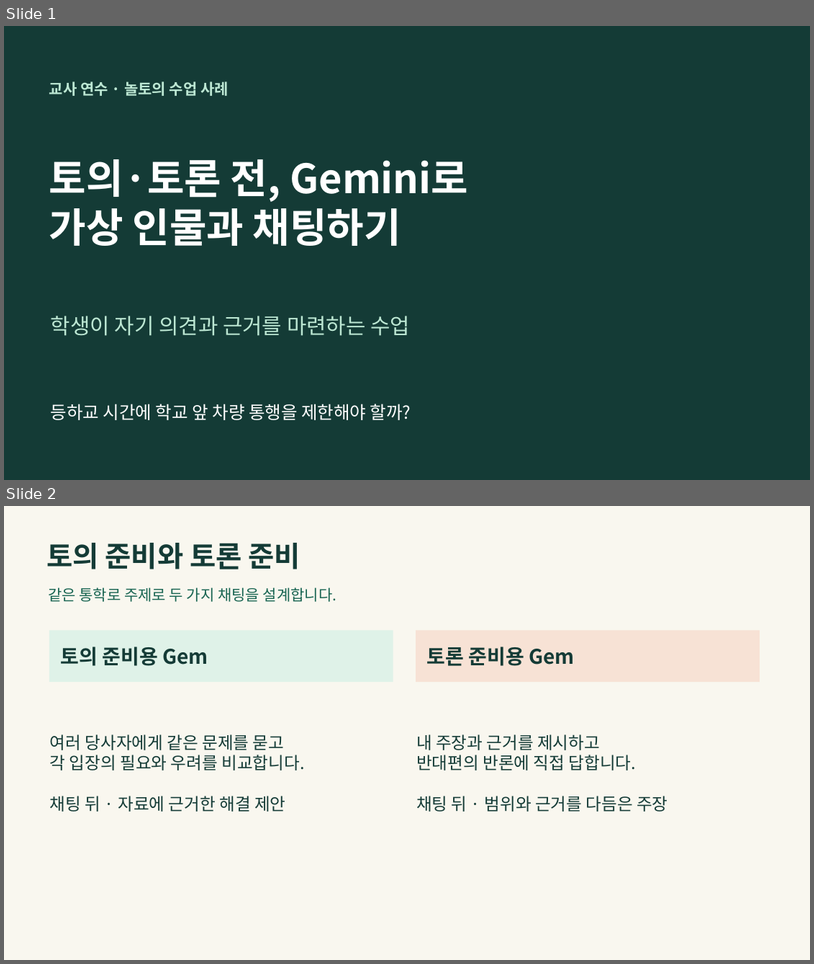
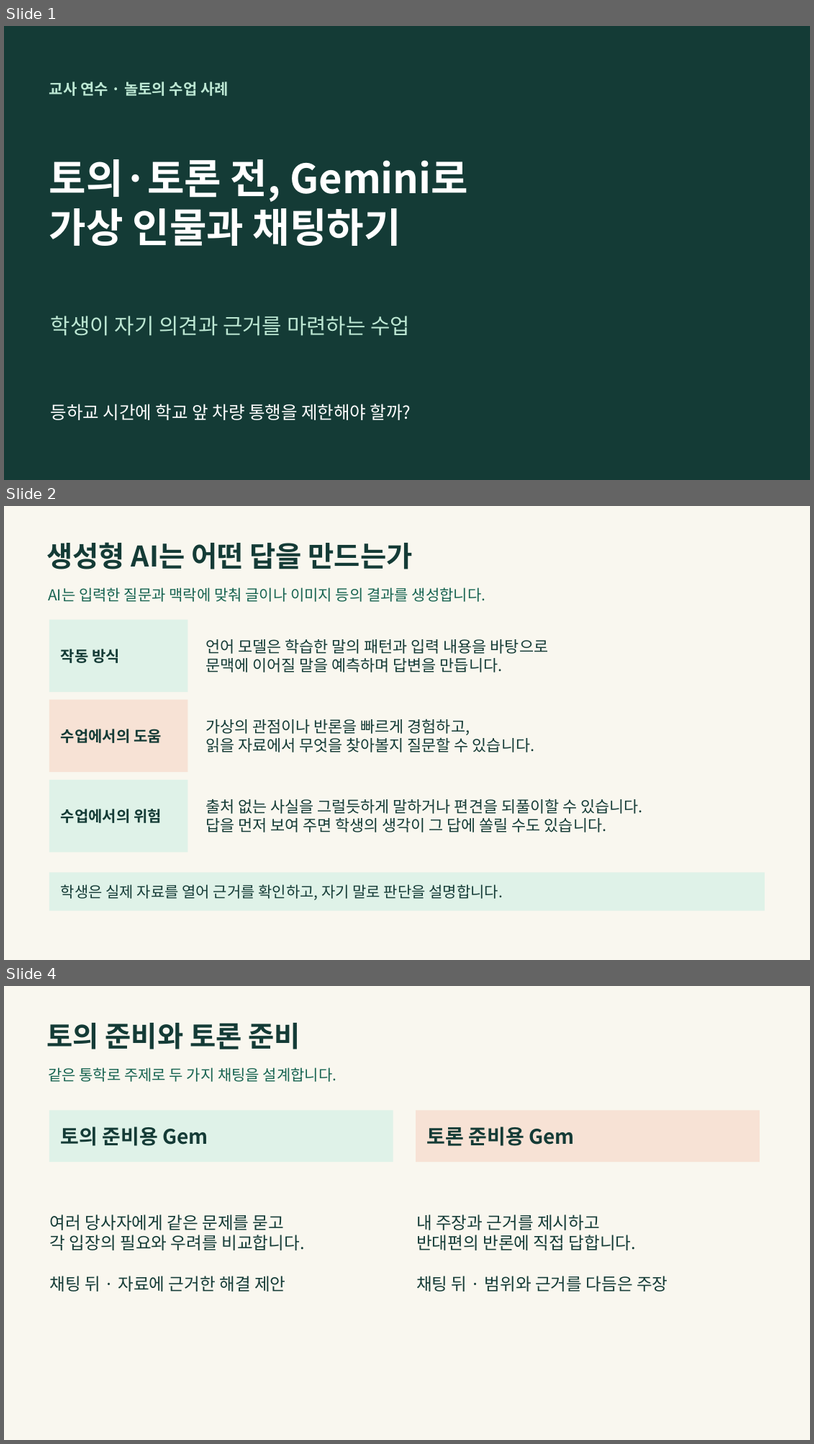
Before and after one commit to LUCKYBRIDGE/gemini-discussion, a slide deck: output/gemini-discussion.pptx. Shown one above the other, each under a label of ours: slides 1 and 2 before the commit, slides 1, 2 and 4 after it; the slides between them are not shown. The pictures are 814x964 and 814x1444 pixels, drawn with LibreOffice and Linux fonts; fonts in the diff are those of the drawing. Boxes give left, top, right and bottom in pixels: in the first picture for what was removed or moved away, otherwise in the second. Text is boxed around its words. In the diff, an @@ line names an element or a change of style, - is before the commit and + after.

```diff
--- a/output/gemini-discussion.pptx
+++ b/output/gemini-discussion.pptx
@@ slide 2 added at [4,506,810,960], background #F9F7EF @@
@@ text added at [46,542,413,569], 33.8 pt, text #143B36, bold @@
+생성형 AI는 어떤 답을 만드는가
@@ text added at [48,587,486,602], 18 pt, text #176451 @@
+AI는 입력한 질문과 맥락에 맞춰 글이나 이미지 등의 결과를 생성합니다.
@@ rectangle added at [49,620,188,692], fill #DFF2E8, 18 pt, text #143B36, bold @@
+작동 방식
@@ text added at [206,639,548,672], 18.8 pt, text #143B36 @@
+언어 모델은 학습한 말의 패턴과 입력 내용을 바탕으로
+문맥에 이어질 말을 예측하며 답변을 만듭니다.
@@ rectangle added at [49,700,188,772], fill #F7E2D5, 18 pt, text #143B36, bold @@
+수업에서의 도움
@@ text added at [206,718,535,752], 18.8 pt, text #143B36 @@
+가상의 관점이나 반론을 빠르게 경험하고,
+읽을 자료에서 무엇을 찾아볼지 질문할 수 있습니다.
@@ rectangle added at [49,780,188,852], fill #DFF2E8, 18 pt, text #143B36, bold @@
+수업에서의 위험
@@ text added at [206,798,643,832], 18.8 pt, text #143B36 @@
+출처 없는 사실을 그럴듯하게 말하거나 편견을 되풀이할 수 있습니다.
+답을 먼저 보여 주면 학생의 생각이 그 답에 쏠릴 수도 있습니다.
@@ rectangle added at [49,872,765,911], fill #DFF2E8, 18 pt, text #143B36 @@
+학생은 실제 자료를 열어 근거를 확인하고, 자기 말로 판단을 설명합니다.
@@ what was slide 2 is now slide 4 @@
```
Also in this commit, not shown: 4 other slides added, 1 other file.
